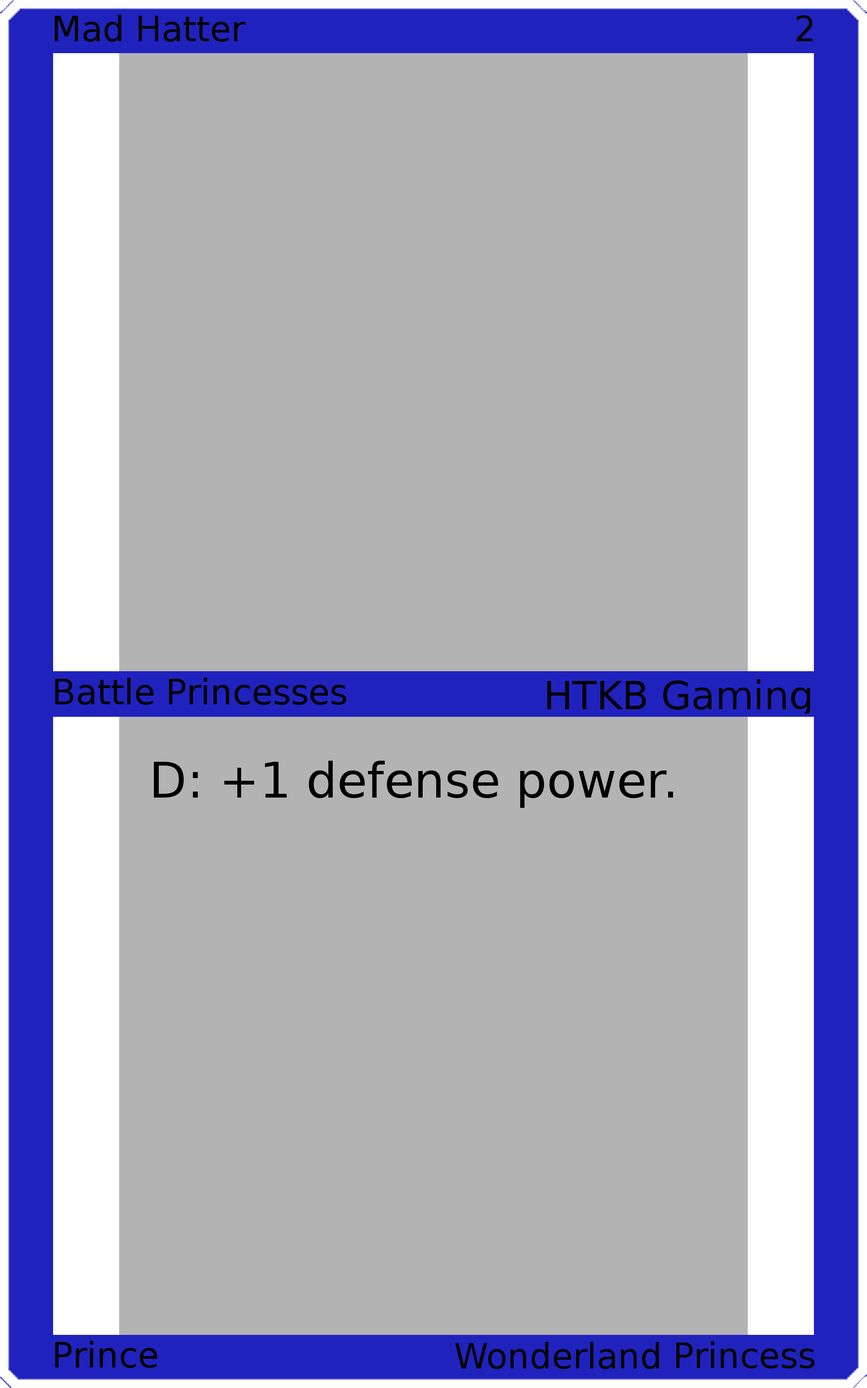
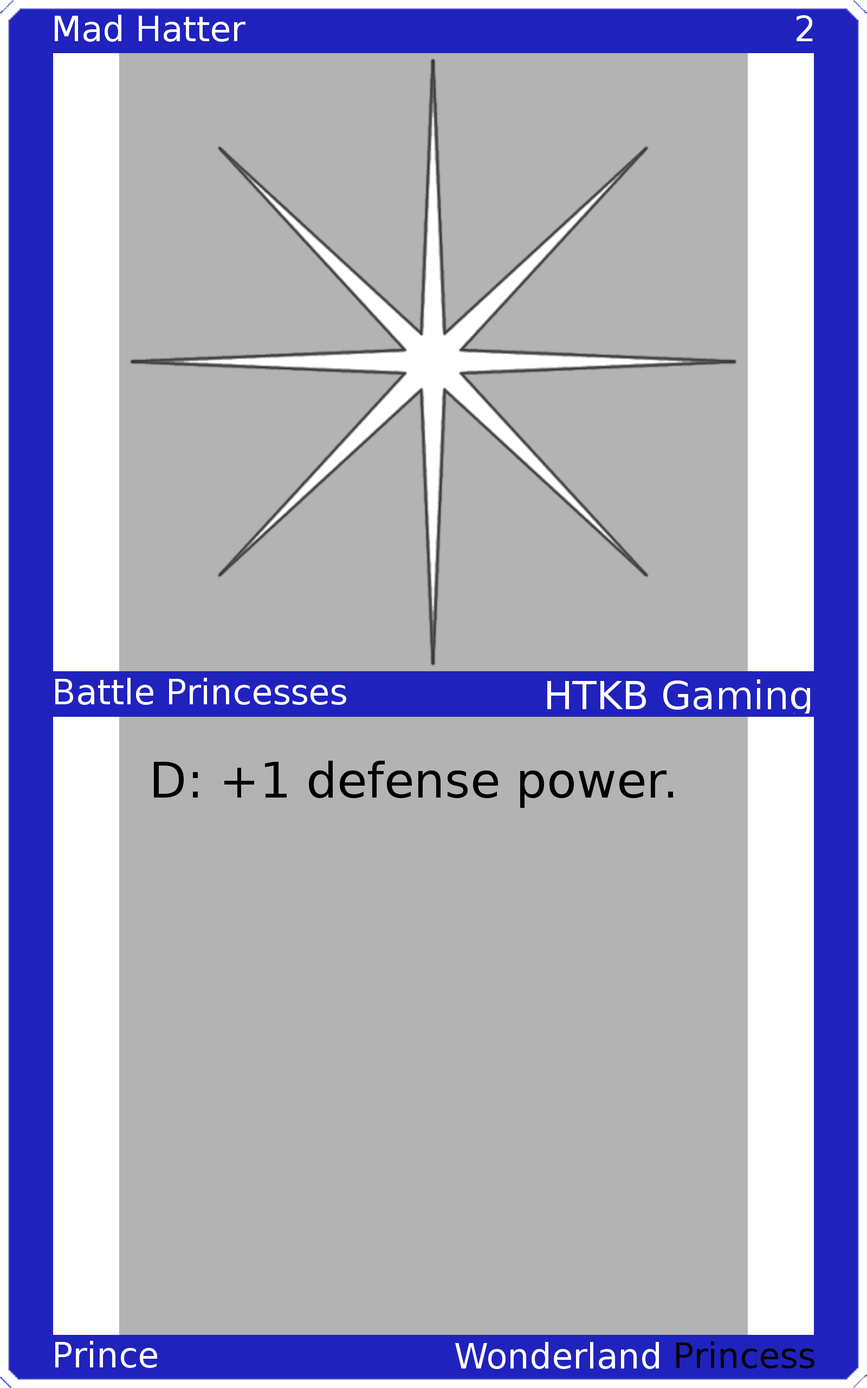
Revision of a layered w=867, h=1388 image; what changed, layer by layer:
painted on "Upper Left" over 54, 14, 246, 42
painted on "Upper Right" over 796, 15, 814, 42
painted on "Mid Left" over 55, 677, 347, 705
painted on "Mid Right" over 547, 679, 811, 714
painted on "Bottom Left" over 55, 1340, 158, 1368
painted on "Bottom Right" over 455, 1341, 660, 1369
added layer "Art" above "Top Background" over 129, 57, 738, 666
